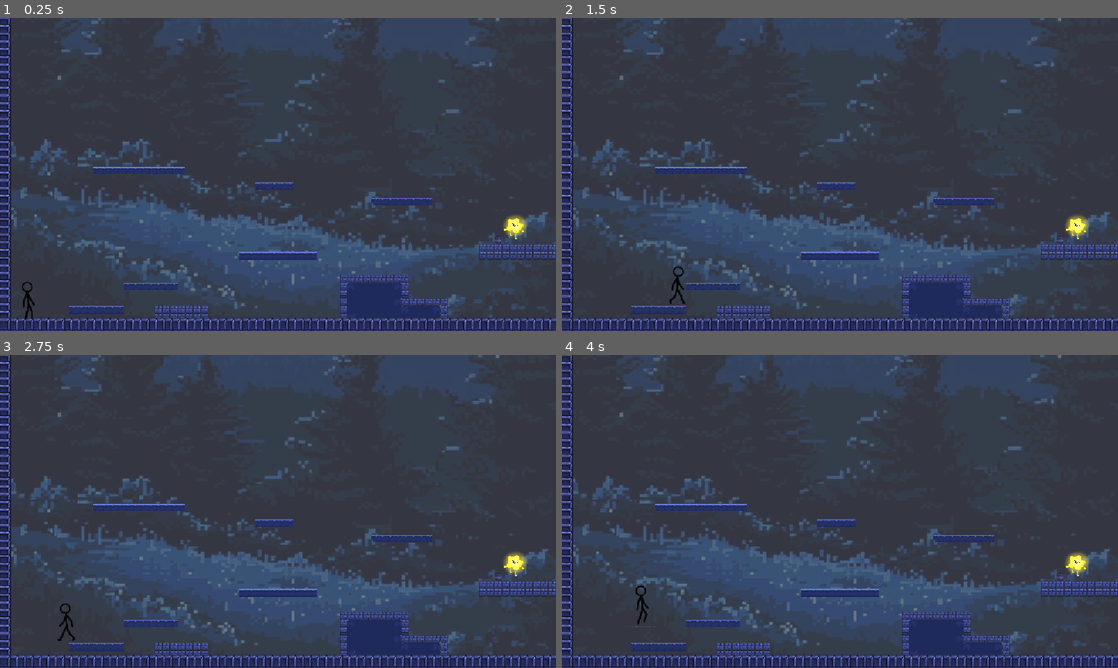
Above: before the commit, frames 1-4 (two rows, left to right).
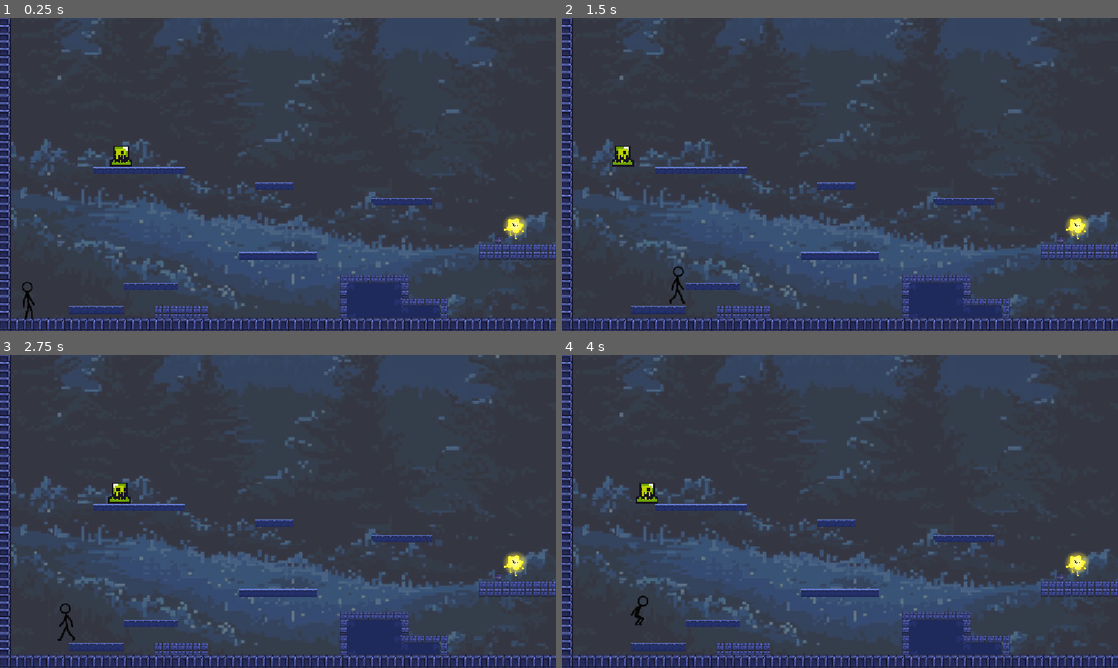
Above: after the commit, the same moments.

Repository: insertnewusername/moon-stealer
Game: Godot game, scene res://level1.tscn
The game is run twice, just before and just after one commit, with the same random seed, the same clock (stepped at 60 frames per second) and the same inputs. Sound files missing from this copy of the repository are replaced by a short silence.
Inputs (mouse positions are in pixels of both pictures, inside the frame that each line leads up to):
- Up to frame 1 (0.25 s): no input
- Up to frame 2 (1.5 s): tap Enter (ui_accept) at 0.5, 0.77 s; move the mouse to (962, 158) at 0.52 s; hold Right (ui_right) from 0.53 s (still down); tap Alt at 0.6 s; click (962, 158) at 0.67 s; move the mouse to (728, 190) at 1.27 s; tap Shift at 1.35 s
- Up to frame 3 (2.75 s): tap Enter (ui_accept) at 1.52 s; move the mouse to (333, 442) at 2.02 s; release Right (ui_right) at 2.03 s; hold Left (ui_left) from 2.03 s (still down); tap Alt at 2.1 s
- Up to frame 4 (4 s): move the mouse to (812, 574) at 2.77 s; release Left (ui_left) at 2.78 s; hold Right (ui_right) from 2.78 s (still down); tap Shift at 2.85 s; click (812, 574) at 2.92 s; tap Enter (ui_accept) at 3.02, 3.77 s; move the mouse to (1006, 558) at 3.52 s; tap Alt at 3.6 s

The runs differ from the first frame. In frame 1, 0.2% of the frame differs, in the area x 19-24%, y 40-48%; in frame 2, 0.2%; in frame 3, 0.2%; in frame 4, 0.4%, in the area x 12-18%, y 40-87%.

Commit message:
plaqyer death logic and respawning

Diff:
--- a/level1.tscn
+++ b/level1.tscn
@@ -35,6 +35,7 @@
 [ext_resource type="Texture2D" uid="uid://c0d48efnx425b" path="res://assets/PNG/Platfromer/Crystal_Caves_Forest_2D_Platformer_Tileset_Platformer - Stone.png" id="31_pilen"]
 [ext_resource type="Texture2D" uid="uid://bowx0573mbdlj" path="res://assets/PNG/Platfromer/Crystal_Caves_Forest_2D_Platformer_Tileset_Platformer - Wooden Barrel.png" id="32_8ywnu"]
 [ext_resource type="Texture2D" uid="uid://c0ktdbq77lbi4" path="res://assets/PNG/Platfromer/Crystal_Caves_Forest_2D_Platformer_Tileset_Platformer - Wooden Box.png" id="33_35yik"]
+[ext_resource type="PackedScene" uid="uid://dv3wohrumkbux" path="res://sprites/enemy1.tscn" id="36_xhed0"]
 
 [sub_resource type="TileSetAtlasSource" id="TileSetAtlasSource_mkgpj"]
 texture = ExtResource("4_t8chk")
@@ -1773,4 +1774,10 @@
 stream = ExtResource("6_crycw")
 volume_db = 2.93
 
+[node name="blobs" type="Node2D" parent="." unique_id=1145020776]
+
+[node name="bug1" parent="blobs" unique_id=871288592 instance=ExtResource("36_xhed0")]
+position = Vector2(228, 456)
+scale = Vector2(3.320005, 3.320005)
+
 [connection signal="finished" from="AudioStreamPlayer" to="." method="_on_audio_stream_player_finished"]
--- a/scripts/enemy_1.gd
+++ b/scripts/enemy_1.gd
@@ -1,11 +1,27 @@
-extends StaticBody2D
+extends Area2D
+@onready var animated_sprite_2d: AnimatedSprite2D = $AnimatedSprite2D
+
+const SPEED = 100.0
+var direction = -1.0
 
 
 # Called when the node enters the scene tree for the first time.
 func _ready() -> void:
+	animated_sprite_2d.flip_h = !animated_sprite_2d.flip_h
 	pass # Replace with function body.
 
 
 # Called every frame. 'delta' is the elapsed time since the previous frame.
 func _process(delta: float) -> void:
-	pass
+	position.x += direction * SPEED * delta
+
+
+func _on_timer_timeout() -> void:
+	direction *= -1
+	animated_sprite_2d.flip_h = !animated_sprite_2d.flip_h
+
+
+
+func _on_body_entered(body: Node2D) -> void:
+	if body.name == "player" and body.alive:
+		body.die()
--- a/scripts/player.gd
+++ b/scripts/player.gd
@@ -6,8 +6,16 @@
 const JUMP_VELOCITY = -400.0
 var jump = false
 var stars = 0
+var alive = true
+
+
+func _ready():
+	animated_sprite_2d.animation_finished.connect(_on_animation_finished)
 
 func _physics_process(delta: float) -> void:
+	if !alive:
+		return
+
 	if not is_on_floor():
 		velocity += get_gravity() * delta
 
@@ -44,3 +52,15 @@
 func score():
 	stars = stars+1
 	print(stars)
+
+func die():
+	alive = false
+	animated_sprite_2d.play("ded")
+
+func _on_animation_finished():
+	if animated_sprite_2d.animation == "ded":
+		respawn()
+
+func respawn():
+	global_position = Vector2(-346, 616)
+	animated_sprite_2d.play("default")
--- a/sprites/enemy1.tscn
+++ b/sprites/enemy1.tscn
@@ -68,7 +68,7 @@
 [sub_resource type="RectangleShape2D" id="RectangleShape2D_pj218"]
 size = Vector2(14, 12)
 
-[node name="bug1" type="StaticBody2D" unique_id=871288592]
+[node name="bug1" type="Area2D" unique_id=1009171813]
 script = ExtResource("1_eu05t")
 
 [node name="AnimatedSprite2D" type="AnimatedSprite2D" parent="." unique_id=806686162]
@@ -79,3 +79,10 @@
 [node name="CollisionShape2D" type="CollisionShape2D" parent="." unique_id=694895554]
 position = Vector2(0, 6)
 shape = SubResource("RectangleShape2D_pj218")
+
+[node name="Timer" type="Timer" parent="." unique_id=1820767372]
+wait_time = 1.5
+autostart = true
+
+[connection signal="body_entered" from="." to="." method="_on_body_entered"]
+[connection signal="timeout" from="Timer" to="." method="_on_timer_timeout"]
--- a/sprites/player.tscn
+++ b/sprites/player.tscn
@@ -3,6 +3,22 @@
 [ext_resource type="Script" uid="uid://cuvdrm53kuloo" path="res://scripts/player.gd" id="1_8yuya"]
 [ext_resource type="Texture2D" uid="uid://dtt60wqw1guc8" path="res://assets/spritesheet.png" id="1_wf2ox"]
 
+[sub_resource type="AtlasTexture" id="AtlasTexture_ii58a"]
+atlas = ExtResource("1_wf2ox")
+region = Rect2(501, 1809, 157, 191)
+
+[sub_resource type="AtlasTexture" id="AtlasTexture_vk4k3"]
+atlas = ExtResource("1_wf2ox")
+region = Rect2(668, 1809, 157, 191)
+
+[sub_resource type="AtlasTexture" id="AtlasTexture_sq62d"]
+atlas = ExtResource("1_wf2ox")
+region = Rect2(835, 1809, 157, 191)
+
+[sub_resource type="AtlasTexture" id="AtlasTexture_f2xy4"]
+atlas = ExtResource("1_wf2ox")
+region = Rect2(1002, 1809, 157, 191)
+
 [sub_resource type="AtlasTexture" id="AtlasTexture_8yuya"]
 atlas = ExtResource("1_wf2ox")
 region = Rect2(336, 0, 148, 200)
@@ -19,25 +35,33 @@
 atlas = ExtResource("1_wf2ox")
 region = Rect2(840, 0, 148, 200)
 
-[sub_resource type="AtlasTexture" id="AtlasTexture_f2xy4"]
-atlas = ExtResource("1_wf2ox")
-region = Rect2(672, 600, 148, 200)
-
 [sub_resource type="AtlasTexture" id="AtlasTexture_ppxb4"]
 atlas = ExtResource("1_wf2ox")
-region = Rect2(840, 600, 148, 200)
+region = Rect2(340, 603, 130, 191)
 
 [sub_resource type="AtlasTexture" id="AtlasTexture_o7as4"]
 atlas = ExtResource("1_wf2ox")
-region = Rect2(1008, 600, 148, 200)
+region = Rect2(510, 603, 130, 191)
 
 [sub_resource type="AtlasTexture" id="AtlasTexture_2xvps"]
 atlas = ExtResource("1_wf2ox")
-region = Rect2(1176, 600, 148, 200)
+region = Rect2(680, 603, 130, 191)
 
 [sub_resource type="AtlasTexture" id="AtlasTexture_qjirc"]
 atlas = ExtResource("1_wf2ox")
-region = Rect2(1344, 600, 148, 200)
+region = Rect2(850, 603, 130, 191)
+
+[sub_resource type="AtlasTexture" id="AtlasTexture_047aa"]
+atlas = ExtResource("1_wf2ox")
+region = Rect2(1020, 603, 130, 191)
+
+[sub_resource type="AtlasTexture" id="AtlasTexture_lutnk"]
+atlas = ExtResource("1_wf2ox")
+region = Rect2(1190, 603, 130, 191)
+
+[sub_resource type="AtlasTexture" id="AtlasTexture_1byox"]
+atlas = ExtResource("1_wf2ox")
+region = Rect2(1360, 603, 130, 191)
 
 [sub_resource type="AtlasTexture" id="AtlasTexture_k7aqk"]
 atlas = ExtResource("1_wf2ox")
@@ -58,10 +82,6 @@
 [sub_resource type="AtlasTexture" id="AtlasTexture_w51jo"]
 atlas = ExtResource("1_wf2ox")
 region = Rect2(1008, 200, 148, 200)
-
-[sub_resource type="AtlasTexture" id="AtlasTexture_ii58a"]
-atlas = ExtResource("1_wf2ox")
-region = Rect2(1176, 200, 148, 200)
 
 [sub_resource type="AtlasTexture" id="AtlasTexture_cvg7m"]
 atlas = ExtResource("1_wf2ox")
@@ -73,6 +93,23 @@
 
 [sub_resource type="SpriteFrames" id="SpriteFrames_k7aqk"]
 animations = [{
+"frames": [{
+"duration": 1.0,
+"texture": SubResource("AtlasTexture_ii58a")
+}, {
+"duration": 1.0,
+"texture": SubResource("AtlasTexture_vk4k3")
+}, {
+"duration": 1.0,
+"texture": SubResource("AtlasTexture_sq62d")
+}, {
+"duration": 1.0,
+"texture": SubResource("AtlasTexture_f2xy4")
+}],
+"loop": false,
+"name": &"ded",
+"speed": 5.0
+}, {
 "frames": [{
 "duration": 1.0,
 "texture": SubResource("AtlasTexture_8yuya")
@@ -92,9 +129,6 @@
 }, {
 "frames": [{
 "duration": 1.0,
-"texture": SubResource("AtlasTexture_f2xy4")
-}, {
-"duration": 1.0,
 "texture": SubResource("AtlasTexture_ppxb4")
 }, {
 "duration": 1.0,
@@ -105,6 +139,15 @@
 }, {
 "duration": 1.0,
 "texture": SubResource("AtlasTexture_qjirc")
+}, {
+"duration": 1.0,
+"texture": SubResource("AtlasTexture_047aa")
+}, {
+"duration": 1.0,
+"texture": SubResource("AtlasTexture_lutnk")
+}, {
+"duration": 1.0,
+"texture": SubResource("AtlasTexture_1byox")
 }],
 "loop": false,
 "name": &"jump",
@@ -125,9 +168,6 @@
 }, {
 "duration": 1.0,
 "texture": SubResource("AtlasTexture_w51jo")
-}, {
-"duration": 1.0,
-"texture": SubResource("AtlasTexture_ii58a")
 }, {
 "duration": 1.0,
 "texture": SubResource("AtlasTexture_cvg7m")
@@ -150,10 +190,8 @@
 position = Vector2(-9.536743e-07, -12.000001)
 scale = Vector2(0.11824323, 0.12065347)
 sprite_frames = SubResource("SpriteFrames_k7aqk")
-animation = &"jump"
+animation = &"ded"
 autoplay = "default"
-frame = 4
-frame_progress = 1.0
 
 [node name="AnimationPlayer" type="AnimationPlayer" parent="." unique_id=1294488724]
 
